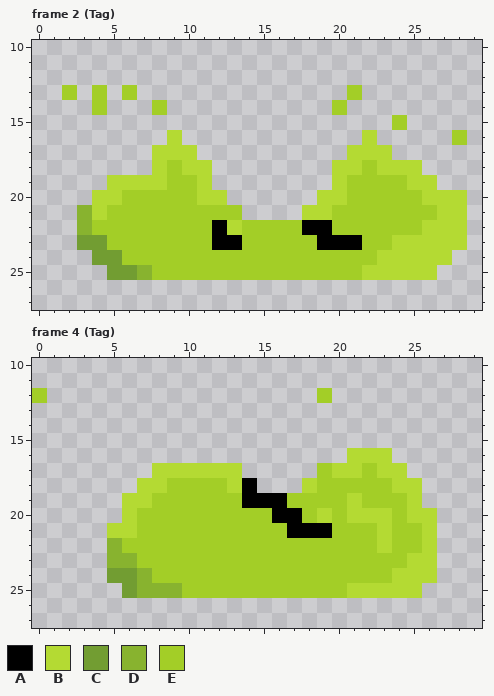
Edited in one commit: pixel-art file (RPG Game/Assets/Art/Enemy/Old Slime/Hit/OldSlimeHitDown.aseprite). The picture above is the old version.
37x32 pixels, 6 frames. Shown: frame 2 (Tag): x 0..29, y 10..27; frame 4 (Tag): x 0..29, y 10..27.
Palette (. is transparent): A #000000  B #b4da33  C #729d32  D #88b32f  E #a3ce27
The same view after the edit:
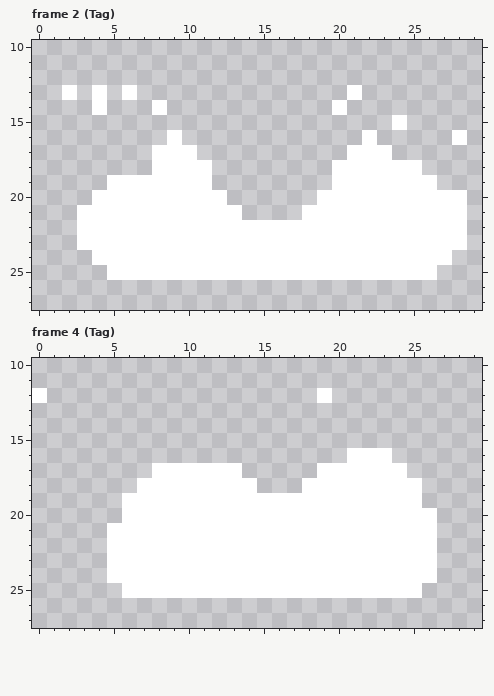
Change:
colour E: #a3ce27 -> #ffffff
Changed rows in their new state; - is a pixel that keeps its letter.
Frame 2 (Tag):
first column x 3:
16 ------E------------E------
17 -----EEE----------EEE-----
18 -----E-EE--------EE-EEE---
19 --EEEE--E--------E----EE--
20 -EE-----EE------EE-----EEE
21 EE-------------EE-------EE
22 E--------EE----EE------EEE
23 EE-------EE-----EEE--EEEEE
24 -EE-----------------EEEEE-
25 --EEE--------------EEEEE--
Frame 4 (Tag):
first column x 5:
16 ----------------EEE---
17 ---EEEEEE------EE-EE--
18 --EE----EE---E-----EE-
19 -EE------EEE----E---E-
20 -E---------EE-E-EEE-EE
21 EE----------EEE---E--E
22 E-----------------E--E
23 EE------------------EE
24 EEE----------------EEE
25 -EEEE-----------EEEEE-
Boxes around the changes in both pictures, in picture pixels (x1, y1, x2, y2):
changed: (62, 85, 467, 280)
changed: (32, 388, 47, 403)
changed: (317, 388, 332, 403)
changed: (107, 448, 437, 598)
